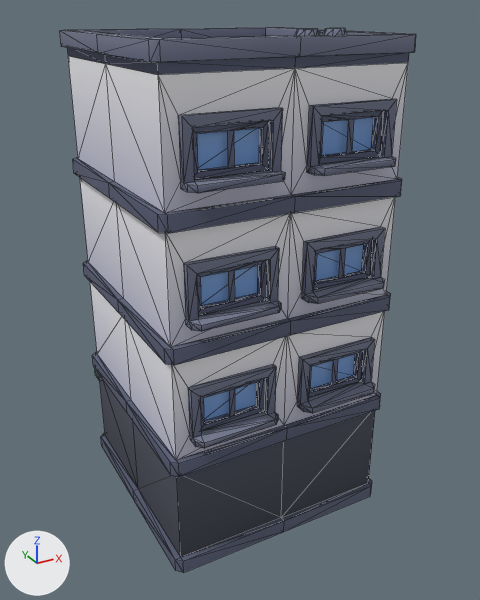
Two versions of the glTF model assets/3d_models/city_buildings/apartment/building-6.glb, one commit apart.
The view is the same before and after, from a 50 mm lens placed at (-1.05, -2.052, 1.749), pointed at (0.042, -0.068, 0.757). The lights are fixed; the arrows at lower left show +X, +Y and +Z. The older version comes first. Mesh edges are drawn as thin lines. Vertices at exactly the same position are counted once.

In view in the first picture: 'building-f'.
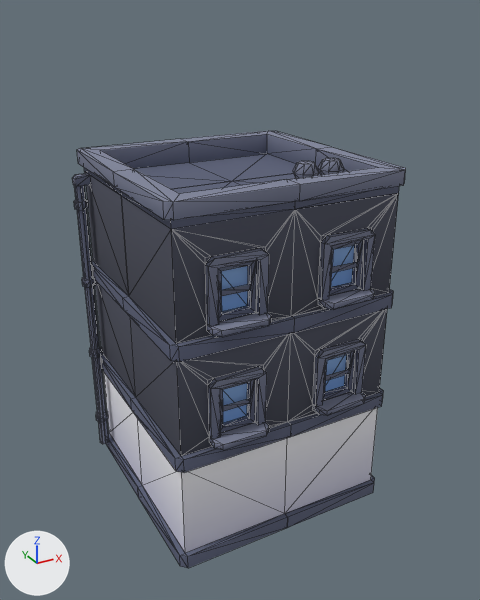
Location of each change, [x1, y1, x2, y2] in pixels of the pictures (480 x 600 px; the box of a moved part takes in the faces that stretch with it):
'building-f', reshaped (6% narrower, 20% shorter): before [60, 27, 416, 573]; after [72, 131, 406, 568]
part 1 of me_building_f, moved or reshaped: before [97, 30, 416, 75]; after [113, 147, 406, 229]
part 2 of me_building_f, moved or reshaped: before [322, 28, 347, 35]; after [318, 158, 344, 175]
part 3 of me_building_f, moved or reshaped: before [295, 29, 320, 36]; after [293, 161, 319, 178]
part 4 of me_building_f, added: after [82, 277, 96, 287]
part 5 of me_building_f, added: after [74, 199, 88, 210]
part 6 of me_building_f, added: after [89, 347, 102, 358]
part 7 of me_building_f, added: after [96, 411, 108, 422]
part 8 of me_building_f, rebuilt: before [116, 197, 396, 365]; after [77, 131, 399, 362]
part 9 of me_building_f, rebuilt: before [125, 311, 385, 477]; after [130, 309, 387, 473]
part 10 of me_building_f, deleted: before [106, 63, 408, 448]
part 11 of me_building_f, moved or reshaped: before [60, 27, 375, 573]; after [72, 173, 378, 568]

The change in detail:
me_building_f is used by ob_building_f; location (0.0, 0.0, 0.0).
me_building_f had 1138 vertices, 1780 faces and spanned x -0.42..0.42, y -0.52..0.51, z 0.0..1.69.
me_building_f now has 891 vertices, 1504 faces and spans x -0.44..0.44, y -0.5..0.5, z 0.0..1.29.
me_building_f part 1: the loose piece of 35 vertices spanning x -0.42..0.42, y -0.48..-0.06, z 1.6..1.68 is mirrored in x about its middle, then moved by (0.02, 0.01, -0.4).
me_building_f part 2: the loose piece of 32 vertices spanning x 0.2..0.29, y -0.33..-0.24, z 1.6..1.69 is moved by (0.02, 0.01, -0.4).
me_building_f part 3: the loose piece of 32 vertices spanning x 0.1..0.19, y -0.33..-0.24, z 1.6..1.69 is moved by (0.02, 0.01, -0.4).
me_building_f part 4: a new loose piece, an 8-sided cylinder along z spanning x -0.442..-0.391, y 0.276..0.328, z 0.775..0.803, in mat_colormap.
me_building_f part 5: a new loose piece, an 8-sided cylinder along z spanning x -0.442..-0.391, y 0.276..0.328, z 1.079..1.107, in mat_colormap.
me_building_f part 6: a new loose piece, an 8-sided cylinder along z spanning x -0.442..-0.391, y 0.276..0.328, z 0.471..0.499, in mat_colormap.
me_building_f part 7: a new loose piece, an 8-sided cylinder along z spanning x -0.442..-0.391, y 0.276..0.328, z 0.167..0.195, in mat_colormap.
me_building_f part 8: the loose piece of 57 vertices spanning x -0.42..0.42, y -0.47..-0.05, z 0.8..1.2 is rebuilt with 168 vertices and now spans x -0.4..0.44, y -0.46..0.38, z 0.8..1.28.
me_building_f part 9: the loose piece of 57 vertices spanning x -0.42..0.42, y -0.47..-0.05, z 0.4..0.8 is rebuilt with 69 vertices and now spans x -0.4..0.44, y -0.46..-0.04, z 0.4..0.8.
me_building_f part 10: 21 loose pieces with 385 vertices, spanning x -0.42..0.42, y -0.52..0.5, z 0.03..1.6, are deleted.
me_building_f part 11: 3 vertices moved within x -0.38..0.42, y -0.46..0.38, z 0.0..0.4; 495 vertices removed from x -0.42..0.42, y -0.48..0.51, z 0.0..1.68; 440 vertices added at x -0.43..0.44, y -0.5..0.46, z 0.0..1.2.
Other edits to the shape of me_building_f do not show in these pictures.
